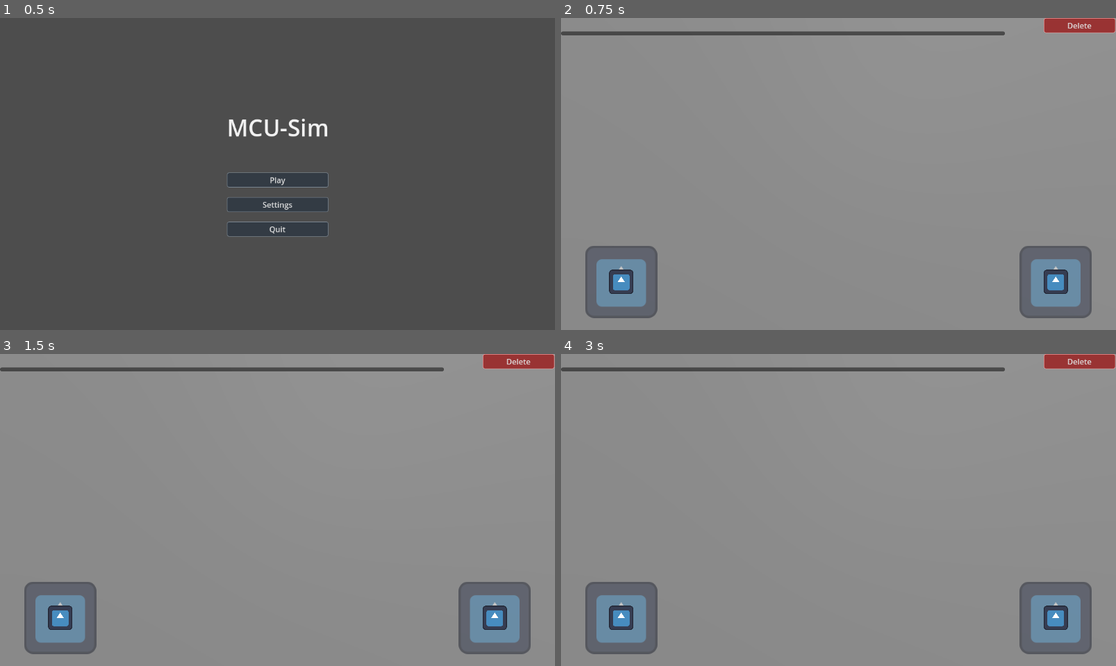
Above: before the commit, frames 1-4 (two rows, left to right).
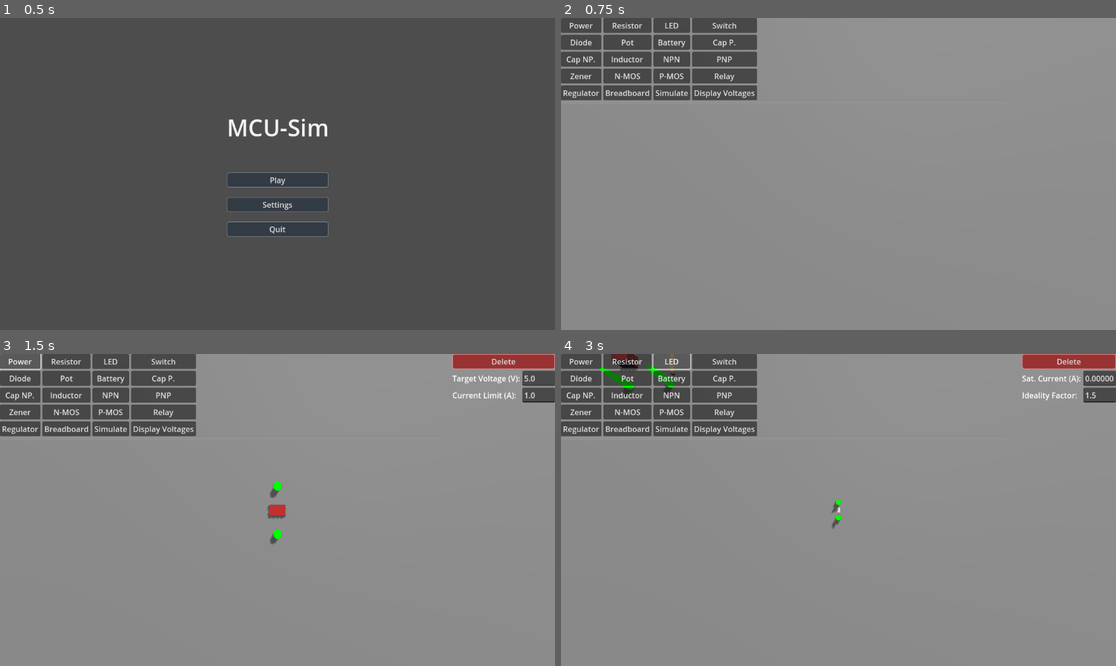
Above: after the commit, the same moments.

Repository: supastishn/mcu-sim
Game: Godot game, scene res://ui/MainMenu.tscn
The game is run twice, just before and just after one commit, with the same random seed, the same clock (stepped at 60 frames per second) and the same inputs. The engine's default icon, where the game draws it, is replaced by a stand-in: a white triangle on a blue panel in a dark square.
Inputs (mouse positions are in pixels of both pictures, inside the frame that each line leads up to):
- Up to frame 1 (0.5 s): no input
- Up to frame 2 (0.75 s): click "Play" at 0.5 s
- Up to frame 3 (1.5 s): click (22, 360) at 1.25 s, where only the run after the commit has a clickable "Power"
- Up to frame 4 (3 s): click (627, 360) at 2 s, where only the run after the commit has a clickable "Resistor"; click (672, 360) at 2.75 s, where only the run after the commit has a clickable "LED"

Frame 1 is identical in both runs. In frame 2, 15% of the frame differs, in the area x 0-100%, y 0-97%; in frame 3, 16%; in frame 4, 16%.
Error before the commit: Parse Error: Could not parse global class "PNPBJT3D" from "res://components/PNPBJT3D.gd". (res://CircuitGraph.gd:165)

Commit message:
fix: remove redundant variable declarations in update_nonlinear_state

Diff:
--- a/components/PNPBJT3D.gd
+++ b/components/PNPBJT3D.gd
@@ -164,14 +164,6 @@
 	var Ve = x_iter[idx_e] if idx_e != -1 else (0.0 if node_e_id == circuit.ground_node_id else 0.0)
 	var Vb = x_iter[idx_b] if idx_b != -1 else (0.0 if node_b_id == circuit.ground_node_id else 0.0)
 	var Vc = x_iter[idx_c] if idx_c != -1 else (0.0 if node_c_id == circuit.ground_node_id else 0.0)
-
-	var Veb = Ve - Vb
-	var Vcb = Vc - Vb
-
-	# Clamp junction voltages to prevent extreme values in the stamp function
-	var Vcrit_clamp = THERMAL_VOLTAGE * log(1e14) # Use same Vcrit as in stamp() for consistency
-	comp_data.properties["_internal_veb"] = clampf(Veb, -5.0, Vcrit_clamp)
-	comp_data.properties["_internal_vcb"] = clampf(Vcb, -5.0, Vcrit_clamp)
 
 	var Veb = Ve - Vb
 	var Vcb = Vc - Vb
